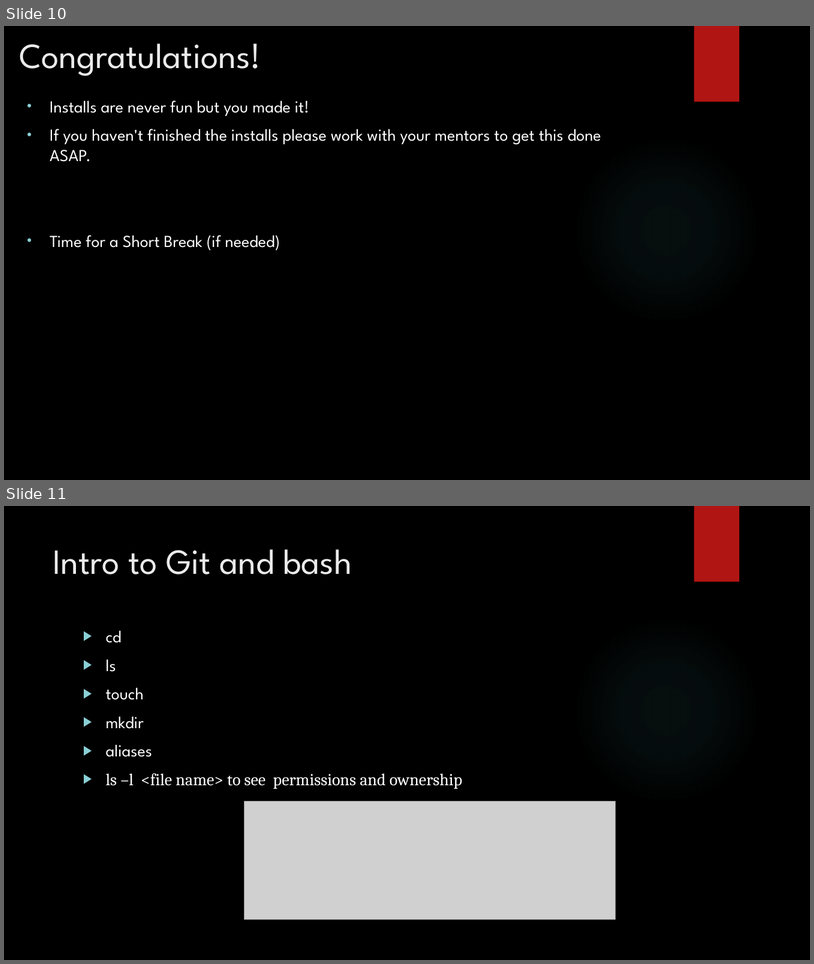
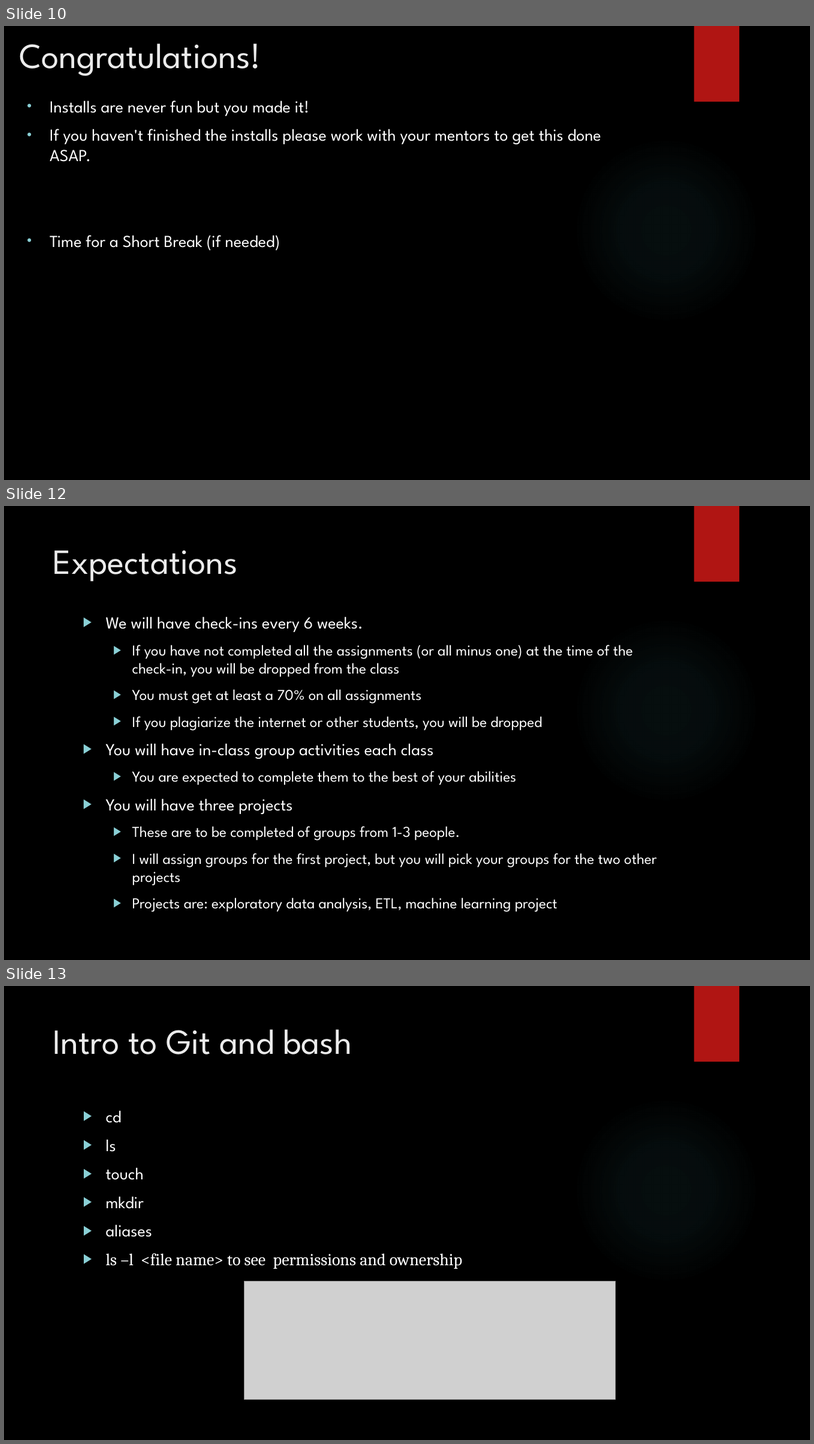
Before and after one commit to LaunchCoderGirlSTL/Data-Science-Assignments, a slide deck: course_material/week_01/01_Presentation.pptx. Shown one above the other, each under a label of ours: slides 10 and 11 before the commit, slides 10, 12 and 13 after it; the slides between them are not shown. The pictures are 814x964 and 814x1444 pixels, drawn with LibreOffice and Linux fonts; fonts in the diff are those of the drawing; grey boxes stand for pictures; background and template pictures are left out. Boxes give left, top, right and bottom in pixels: in the first picture for what was removed or moved away, otherwise in the second. Text is boxed around its words. In the diff, an @@ line names an element or a change of style, - is before the commit and + after.

Commit message:
fall 2021 first few weeks

```diff
--- a/course_material/week_01/01_Presentation.pptx
+++ b/course_material/week_01/01_Presentation.pptx
@@ slide 12 added at box(4, 506, 810, 960), background picture (left out); not listed: 2 template elements that a slide beside it also shows @@
@@ title added at box(53, 550, 238, 582), 42 pt, text #EBEBEB @@
+Expectations
@@ text added at box(106, 616, 657, 912), 18 pt, text #FFFFFF @@
+▶ We will have check-ins every 6 weeks.
+  ▶ If you have not completed all the assignments (or all minus one) at the time of the check-in, you will be dropped from the class
+  ▶ You must get at least a 70% on all assignments
+  ▶ If you plagiarize the internet or other students, you will be dropped
+▶ You will have in-class group activities each class
+  ▶ You are expected to complete them to the best of your abilities
+▶ You will have three projects
+  ▶ These are to be completed of groups from 1-3 people.
+  ▶ I will assign groups for the first project, but you will pick your groups for the two other projects
+  ▶ Projects are: exploratory data analysis, ETL, machine learning project
@@ what was slide 11 is now slide 13 @@
```
Also in this commit, not shown: 2 slides changed, 1 other slide added, 1 other file.
